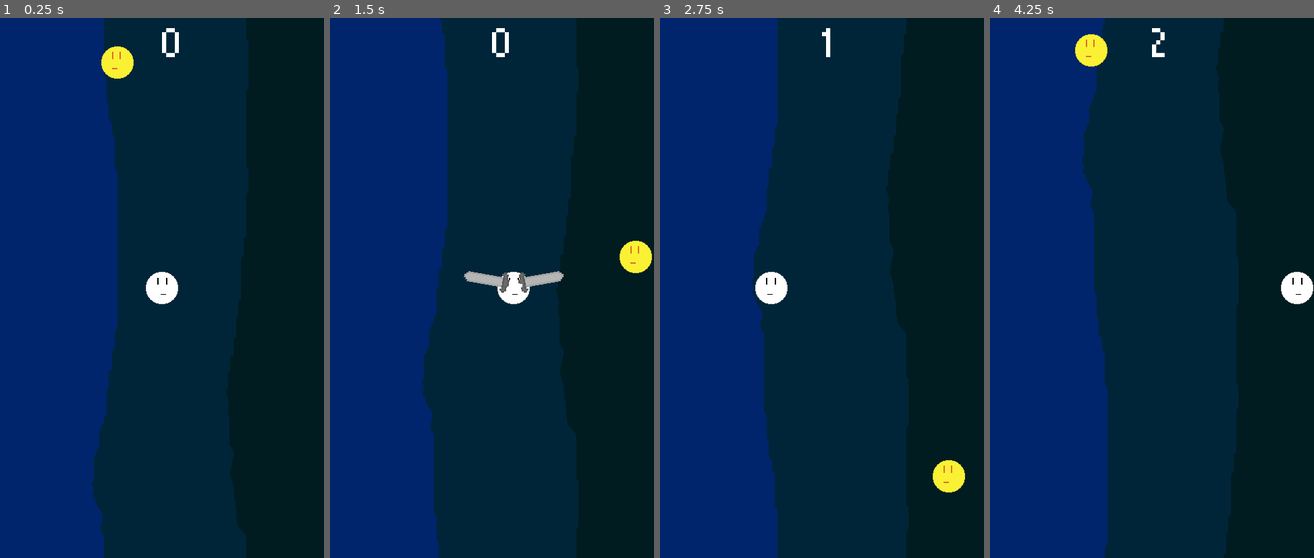
Above: before the commit, frames 1-4 (left to right).
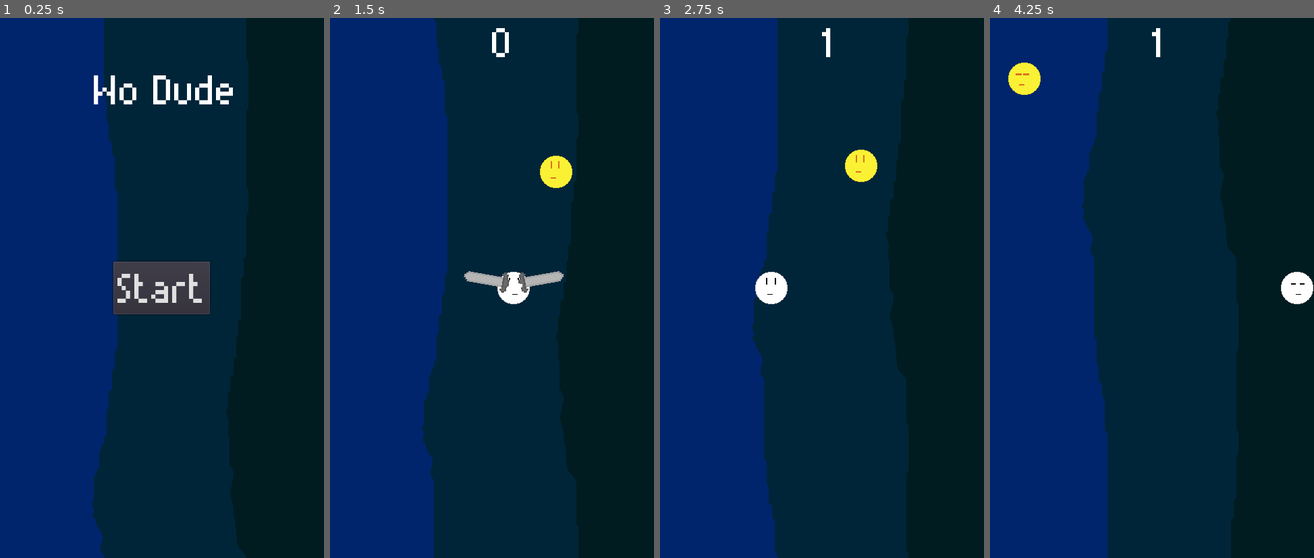
Above: after the commit, the same moments.

Repository: KaufmanDeveloper/gravity-flyer
Game: Godot game, scene res://system/StartMenu.tscn
Same seed, same stepped clock (60 frames per second), same inputs: the game is played once before the commit and once after it. Before the commit the project starts from res://maps/Test.tscn.
Inputs (mouse positions are in pixels of both pictures, inside the frame that each line leads up to):
- Up to frame 1 (0.25 s): no input
- Up to frame 2 (1.5 s): click (492, 288) at 0.5 s, where only the run after the commit has a clickable "Start"; hold Right (ui_right) from 1.28 s (still down); tap X (swipe) at 1.35 s
- Up to frame 3 (2.75 s): release Right (ui_right) at 2.03 s; hold Left (ui_left) from 2.03 s (still down); tap X (swipe) at 2.1 s
- Up to frame 4 (4.25 s): release Left (ui_left) at 2.78 s; hold Right (ui_right) from 2.78 s (still down); tap X (swipe) at 2.85, 3.6 s

The runs differ from the first frame. In frame 1, 5.5% of the frame differs, in the area x 28-77%, y 1-100%; in frame 2, 3.3%; in frame 3, 3.3%; in frame 4, 3.4%.

Commit message:
feat: Finalize game over screen and add HTML5 export

Diff:
--- a/Gravity Flyer/project.godot
+++ b/Gravity Flyer/project.godot
@@ -11,7 +11,7 @@
 [application]
 
 config/name="Gravity Flyer"
-run/main_scene="res://maps/Test.tscn"
+run/main_scene="res://system/StartMenu.tscn"
 config/icon="res://icon.png"
 
 [autoload]
--- a/Gravity Flyer/system/GameOverMenu.tscn
+++ b/Gravity Flyer/system/GameOverMenu.tscn
@@ -139,7 +139,7 @@
 anchor_top = 0.0
 anchor_right = 0.0
 anchor_bottom = 0.0
-margin_left = 150.0
+margin_left = 135.0
 margin_top = 500.0
 margin_right = 40.0
 margin_bottom = 14.0
--- a/Gravity Flyer/system/StartMenu.tscn
+++ b/Gravity Flyer/system/StartMenu.tscn
@@ -20,7 +20,7 @@
 font_data = ExtResource( 3 )
 _sections_unfolded = [ "Font", "Settings" ]
 
-[node name="StartMenu" type="Control" index="0"]
+[node name="StartMenu" type="Control"]
 
 anchor_left = 0.0
 anchor_top = 0.0
Not shown, added: Gravity Flyer/export_presets.cfg
Not shown, added: Gravity Flyer/exports/web/Wo Dude.png.import
Not shown: 8 places in Gravity Flyer/system/GameOverMenu.tscn that only renumber resources
Not shown, added: Gravity Flyer/exports/web/Wo Dude.html
Not shown, added: Gravity Flyer/exports/web/Wo Dude.js
Not shown, added: Gravity Flyer/exports/web/Wo Dude.pck
Not shown, added: Gravity Flyer/exports/web/Wo Dude.png
Not shown, added: Gravity Flyer/exports/web/Wo Dude.wasm
